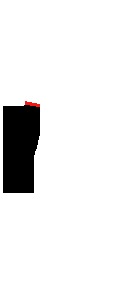
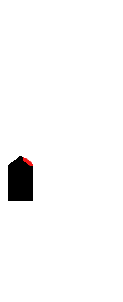
Two versions of the same layered image (123×302). Layer-by-layer changes:
hid "UpperArm" over [3, 101, 41, 193]
showed "Hand", painted on it over [8, 155, 34, 201]
